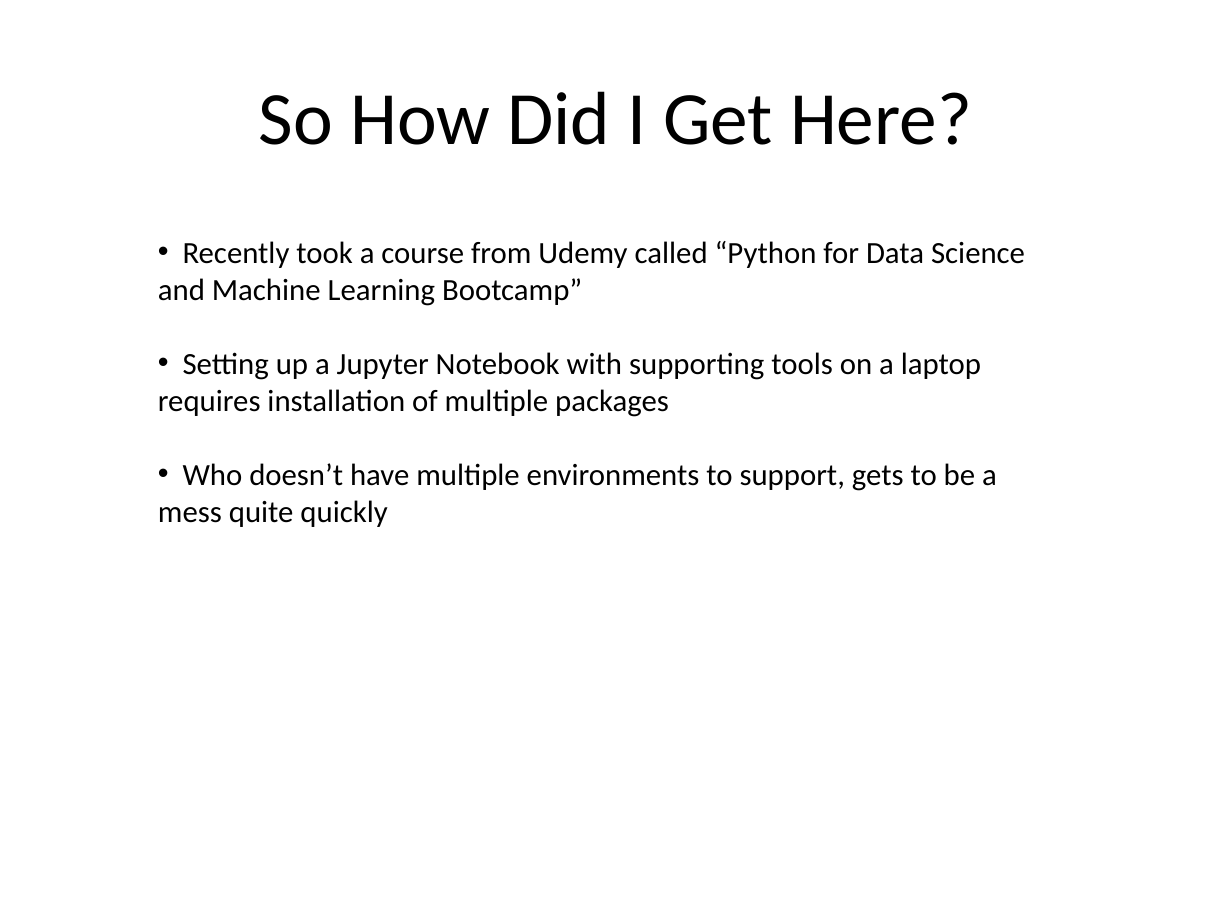
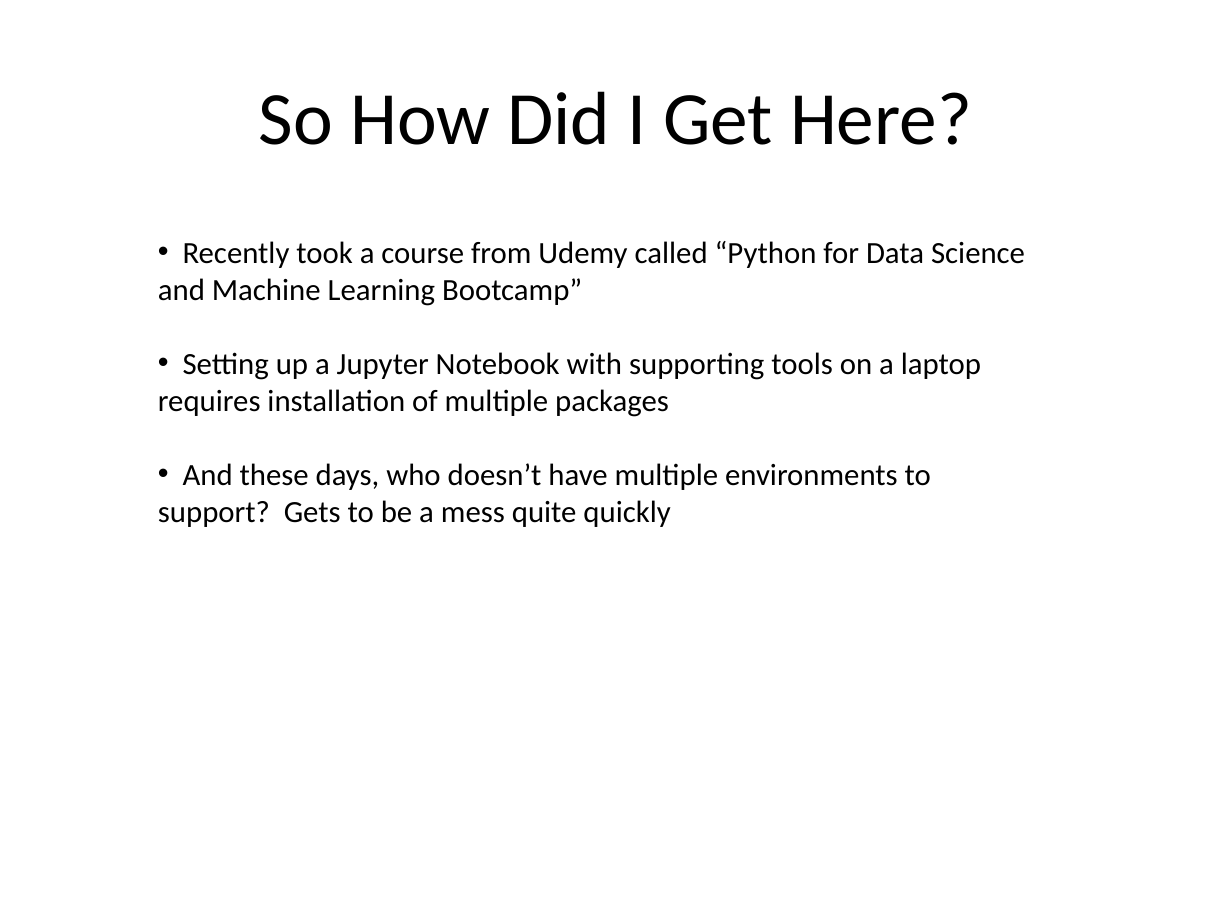
Before and after one commit to kskalvar/jupyter-notebook-with-docker-win7, a slide deck: slide 2 of slides/Jupyter Notebook with Docker on Win7.pptx. Drawn at 1232x924 pixels with LibreOffice and Linux fonts; fonts in the diff are those of the drawing; background and template pictures are left out. Boxes give left, top, right and bottom in pixels: in the first picture for what was removed or moved away, otherwise in the second. Text is boxed around its words. In the diff, an @@ line names an element or a change of style, - is before the commit and + after.

```diff
--- a/slides/Jupyter Notebook with Docker on Win7.pptx
+++ b/slides/Jupyter Notebook with Docker on Win7.pptx
@@ text at (158,463,931,527): text changed @@
-• Who doesn’t have multiple environments to support, gets to be a mess quite quickly
+• And these days, who doesn’t have multiple environments to support? Gets to be a mess quite quickly
```
Also in this commit, not shown: 3 other slides changed.
